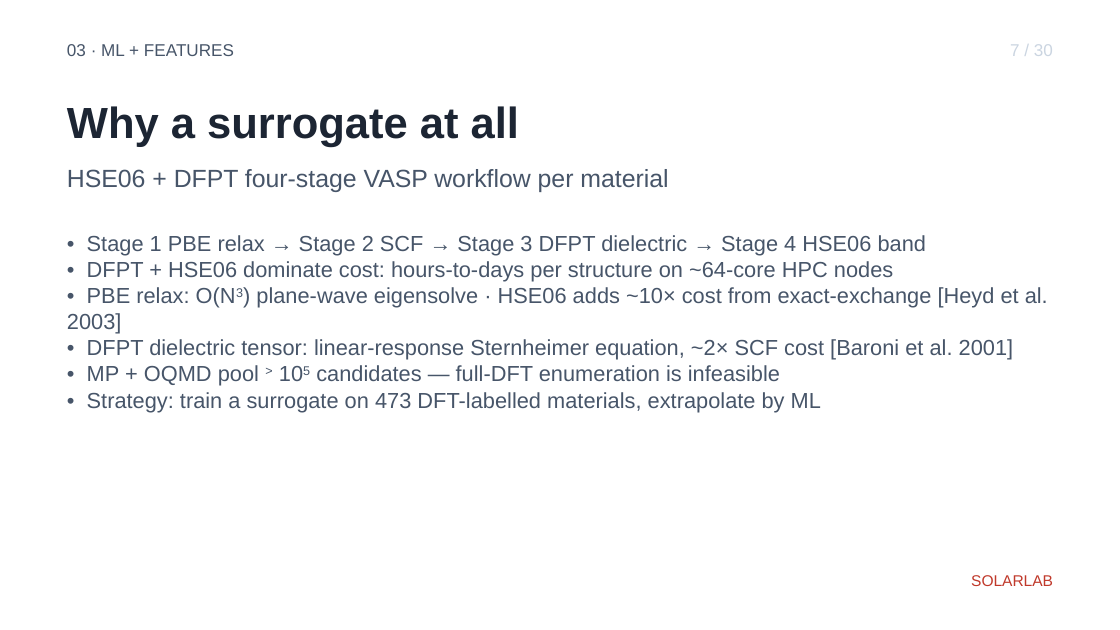
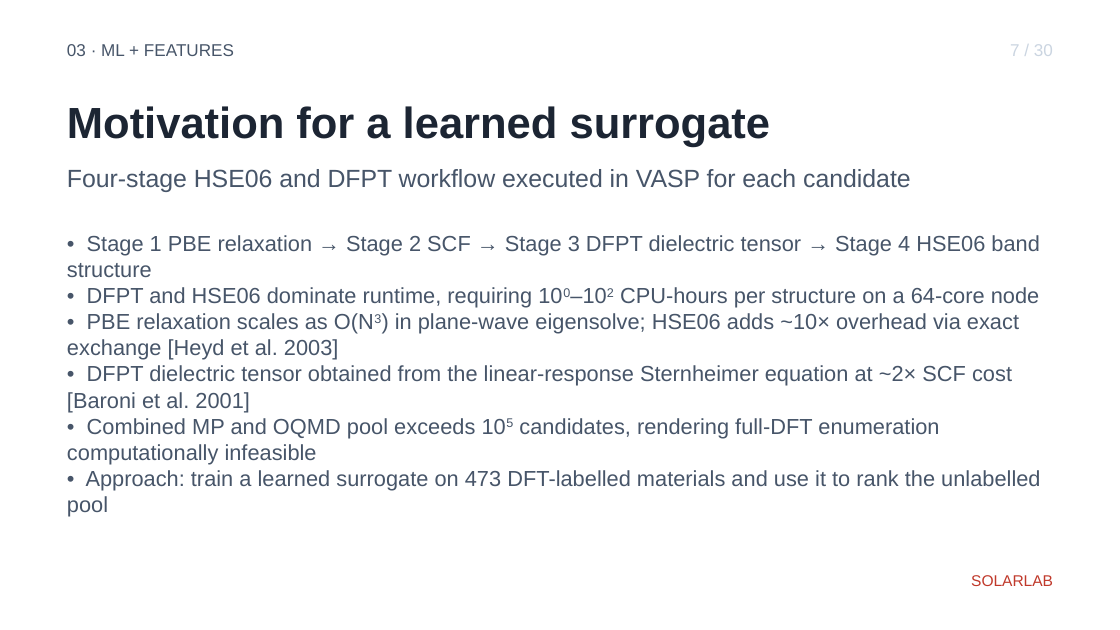
Before and after one commit to ShaneLogic/SolarLab, a slide deck: slide 10 of presentations/jmi-2026/output/jmi-2026.pptx. Drawn at 1120x630 pixels with LibreOffice and Linux fonts; fonts in the diff are those of the drawing. Boxes give left, top, right and bottom in pixels: in the first picture for what was removed or moved away, otherwise in the second. Text is boxed around its words. In the diff, an @@ line names an element or a change of style, - is before the commit and + after.

Commit message:
docs(jmi-ppt): replace informal language with field-standard academic vocabulary
Per user feedback: deck contained obscure / informal terms not
conforming to academic standards. Replaced colloquial phrasing
with vocabulary commonly used in the photovoltaic / materials-
informatics literature, throughout titles, subtitles and bullets.

Examples (representative, not exhaustive):
- "underserved corner" → "unoccupied region"
- "neither alone works" → "Limitations of the established absorbers"
- "deadlock" → "tradeoff"
- "talk roadmap" → "Talk outline"
- "structural prior" still used (Bayesian-ML term, accepted in MI)
- "Why a surrogate at all" → "Motivation for a learned surrogate"
- "fuse into" → "combined into"
- "HistGBR — gradient boosting on histograms" → "Histogram-based
   gradient boosting regression"
- "GPR + RF — calibrated uncertainty source" → "Gaussian-process
   and random-forest uncertainty stack"
- "UCB acquisition for active learning" → "Upper-confidence-bound
   acquisition for active learning"
- "Hit #1 / Hit #2" → "Lead candidate / Secondary candidate"
- "PV-grade" → "device-relevant"
- "actionable size for synthesis triage" → "tractable shortlist
   for experimental verification"
- "leaves on the table" → "absent from the SCAPS-1D reference"
- "honest grouped-CV diagnostic" → "stringent grouped-CV diagnostic"
- "DFT cost crystallised into" → "small-sample model identifies
   a tractable subspace"
- "buys time but doesn't solve" → "mitigates but does not address"
- "Three concrete next steps" → "Planned extensions"
- "Three takeaways" → "Principal findings"
- Time scales rendered as "10⁰–10² CPU-hours" rather than "hours-
   to-days"
- Hyphenated stand-ins in equations preserved unchanged

Audit: 36 slides, 145 sub + 47 sup runs, no _/^ leaks.

Constraint: parser-enforced no-`_`-no-`^` rule still active —
all sub/sup typography routes through [sub]/[sup] tags
Confidence: high
Scope-risk: narrow — pure rewording, no structural / theme /
data changes
Not-tested: phrasing acceptability across reviewers in the JMI
audience; user can iterate further

```diff
--- a/presentations/jmi-2026/output/jmi-2026.pptx
+++ b/presentations/jmi-2026/output/jmi-2026.pptx
@@ text at (x1=67, y1=106, x2=771, y2=147): text changed @@
-Why a surrogate at all
+Motivation for a learned surrogate
@@ text at (x1=67, y1=169, x2=911, y2=192): text changed @@
-HSE06 + DFPT four-stage VASP workflow per material
+Four-stage HSE06 and DFPT workflow executed in VASP for each candidate
@@ text at (x1=67, y1=235, x2=1040, y2=517): text changed @@
-• Stage 1 PBE relax → Stage 2 SCF → Stage 3 DFPT dielectric → Stage 4 HSE06 band
-• DFPT + HSE06 dominate cost: hours-to-days per structure on ~64-core HPC nodes
-• PBE relax: O(N3) plane-wave eigensolve · HSE06 adds ~10× cost from exact-exchange [Heyd et al. 2003]
-• DFPT dielectric tensor: linear-response Sternheimer equation, ~2× SCF cost [Baroni et al. 2001]
-• MP + OQMD pool > 105 candidates — full-DFT enumeration is infeasible
-• Strategy: train a surrogate on 473 DFT-labelled materials, extrapolate by ML
+• Stage 1 PBE relaxation → Stage 2 SCF → Stage 3 DFPT dielectric tensor → Stage 4 HSE06 band structure
+• DFPT and HSE06 dominate runtime, requiring 100–102 CPU-hours per structure on a 64-core node
+• PBE relaxation scales as O(N3) in plane-wave eigensolve; HSE06 adds ~10× overhead via exact exchange [Heyd et al. 2003]
+• DFPT dielectric tensor obtained from the linear-response Sternheimer equation at ~2× SCF cost [Baroni et al. 2001]
+• Combined MP and OQMD pool exceeds 105 candidates, rendering full-DFT enumeration computationally infeasible
+• Approach: train a learned surrogate on 473 DFT-labelled materials and use it to rank the unlabelled pool
```
Also in this commit, not shown: 25 other slides changed, 1 other file.
